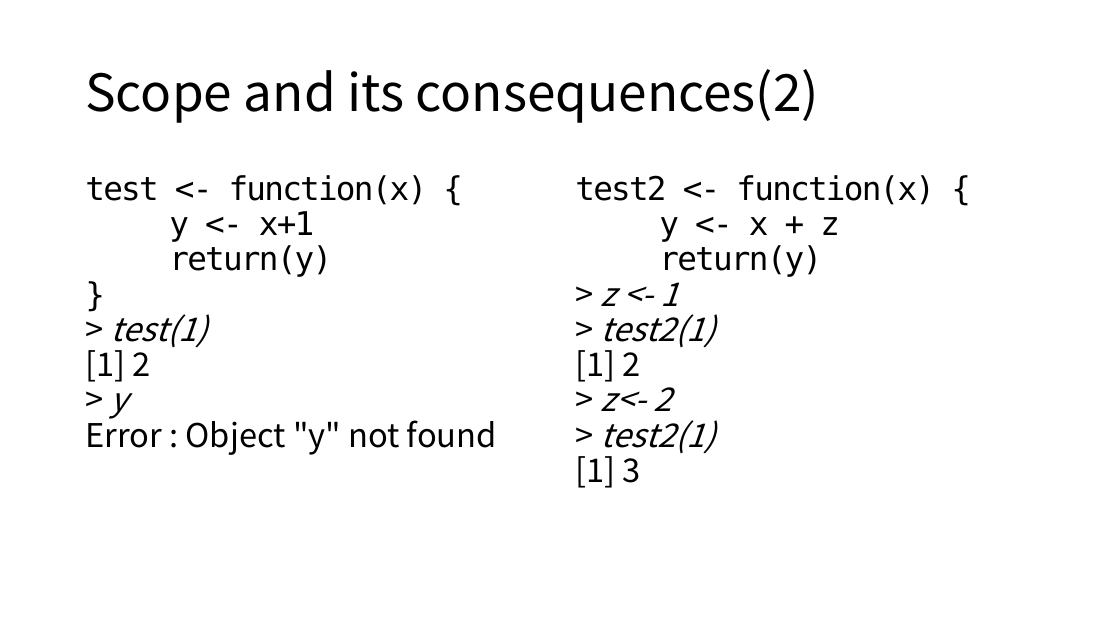
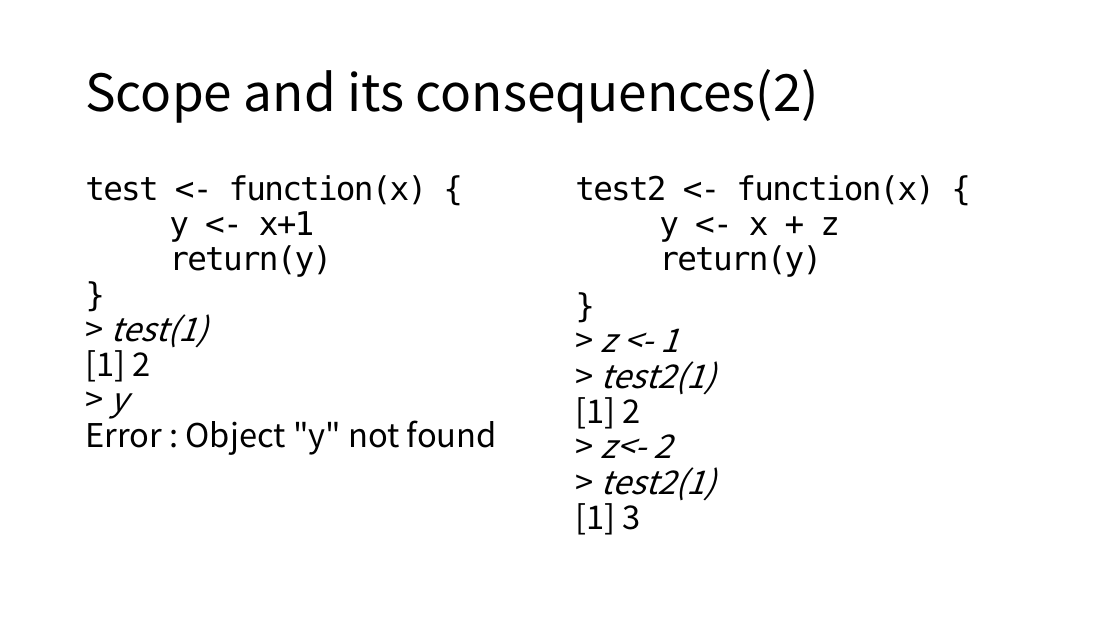
Before and after one commit to ksublee/SSuR, a slide deck: slide 10 of ppt/4.Programming with functions.pptx. Drawn at 1120x630 pixels with LibreOffice and Linux fonts; fonts in the diff are those of the drawing. Boxes give left, top, right and bottom in pixels: in the first picture for what was removed or moved away, otherwise in the second. Text is boxed around its words. In the diff, an @@ line names an element or a change of style, - is before the commit and + after.

```diff
--- a/ppt/4.Programming with functions.pptx
+++ b/ppt/4.Programming with functions.pptx
@@ text at (575,175,935,535): text changed @@
-test2 <- function(x) {
-y <- x + z
-return(y)
-> z <- 1
-> test2(1)
-[1] 2
-> z<- 2
-> test2(1)
-[1] 3
+test2 <- function(x) {
+y <- x + z
+return(y)
+}
+> z <- 1
+> test2(1)
+[1] 2
+> z<- 2
+> test2(1)
+[1] 3
```
Also in this commit, not shown: 1 other slide changed, 22 other files.
